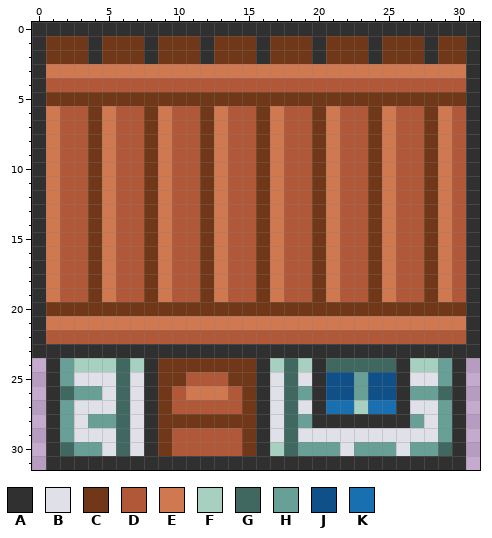
Pixel-art sprite, stored at Animations/edificio7/Default/000.png. Above: the version before the commit.
The file is 128x128 pixels, drawn in blocks of 4x4; one block is one cell here.
Palette (. is transparent): A #303030  B #e0e0e8  C #703818  D #b05838  E #d07850  F #a8d0c0  G #406860  H #68a098  J #105088  K #1870b0
Pixels before, first column x 0:
 0 AAAAAAAAAAAAAAAAAAAAAAAAAAAAAAAA
 1 ACCCACCCACCCACCCACCCACCCACCCACCA
 2 ACCCACCCACCCACCCACCCACCCACCCACCA
 3 AEEEEEEEEEEEEEEEEEEEEEEEEEEEEEEA
 4 ADDDDDDDDDDDDDDDDDDDDDDDDDDDDDDA
 5 ACCCCCCCCCCCCCCCCCCCCCCCCCCCCCCA
 6 AEDDCEDDCEDDCEDDCEDDCEDDCEDDCEDA
 7 AEDDCEDDCEDDCEDDCEDDCEDDCEDDCEDA
 8 AEDDCEDDCEDDCEDDCEDDCEDDCEDDCEDA
 9 AEDDCEDDCEDDCEDDCEDDCEDDCEDDCEDA
10 AEDDCEDDCEDDCEDDCEDDCEDDCEDDCEDA
11 AEDDCEDDCEDDCEDDCEDDCEDDCEDDCEDA
12 AEDDCEDDCEDDCEDDCEDDCEDDCEDDCEDA
13 AEDDCEDDCEDDCEDDCEDDCEDDCEDDCEDA
14 AEDDCEDDCEDDCEDDCEDDCEDDCEDDCEDA
15 AEDDCEDDCEDDCEDDCEDDCEDDCEDDCEDA
16 AEDDCEDDCEDDCEDDCEDDCEDDCEDDCEDA
17 AEDDCEDDCEDDCEDDCEDDCEDDCEDDCEDA
18 AEDDCEDDCEDDCEDDCEDDCEDDCEDDCEDA
19 AEDDCEDDCEDDCEDDCEDDCEDDCEDDCEDA
20 ACCCCCCCCCCCCCCCCCCCCCCCCCCCCCCA
21 AEEEEEEEEEEEEEEEEEEEEEEEEEEEEEEA
22 ADDDDDDDDDDDDDDDDDDDDDDDDDDDDDDA
23 AAAAAAAAAAAAAAAAAAAAAAAAAAAAAAAA
24 .AHFFFGFACCCCCCCAFGFAGGGGGAFFHA.
25 .AHBBBGBACCDDDCCABGBAJJHJJABBHA.
26 .AGHHBGBACDEEEDCABGHAJJHJJAHHGA.
27 .AHBBBGBACDDDDDCABGBAKKFKKABBHA.
28 .AHBHHGBACCCCCCCABGHAAAAAAAHBHA.
29 .AHBBBGBACDDDDDCABGBBBBBBBBBBHA.
30 .AGHHBGBACDDDDDCAFGHHHBHHHBHHGA.
31 .AAAAAAAAAAAAAAAAAAAAAAAAAAAAAA.
New version:
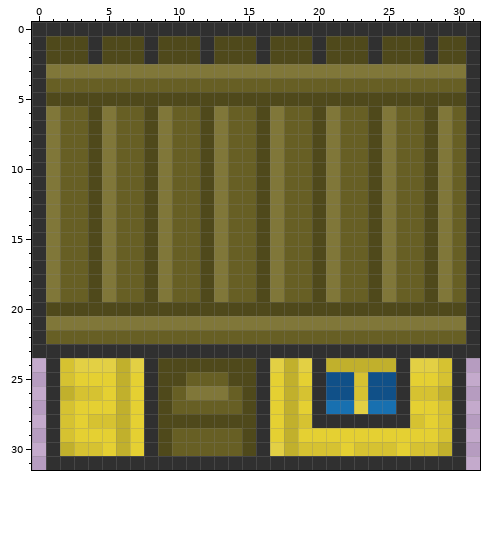
Changes in this commit:
Colour B changes from #e0e0e8 to #e5d032.
Colour C changes from #703818 to #4f491b.
Colour D changes from #b05838 to #675f24.
Colour E changes from #d07850 to #807739.
Colour F changes from #a8d0c0 to #e3d044.
Colour G changes from #406860 to #c1b02c.
Colour H changes from #68a098 to #d6c231.
